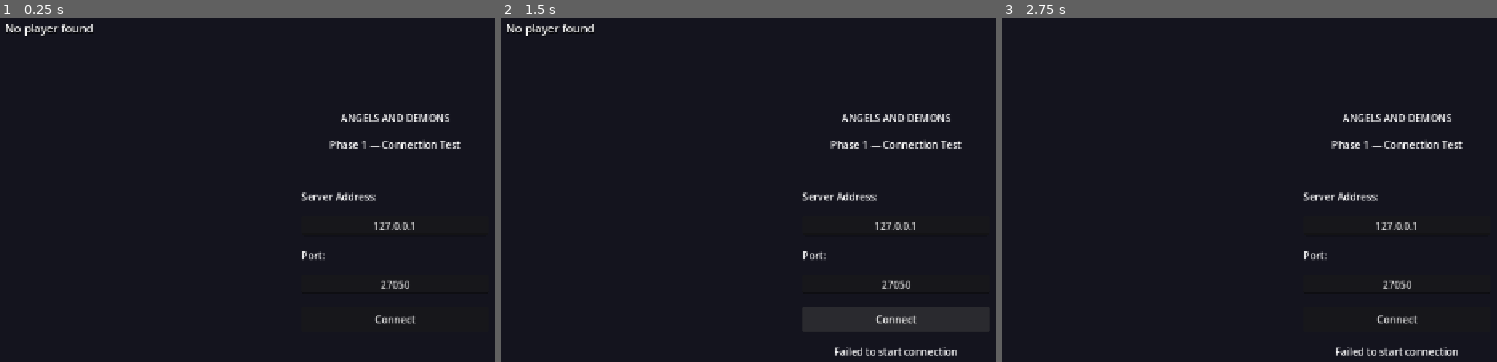
Above: before the commit, frames 1-3 (left to right).
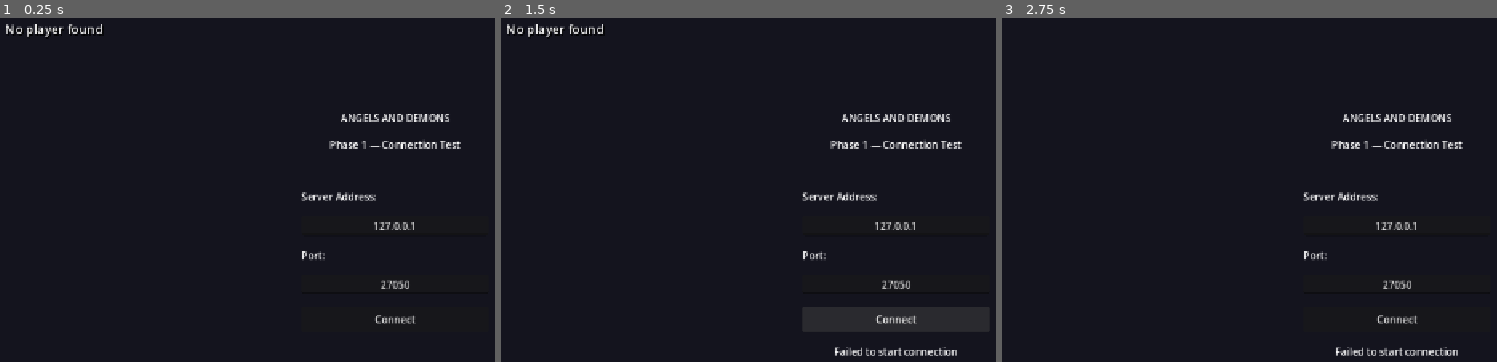
Above: after the commit, the same moments.

Repository: gotospaceplace/angels_and_demons
Game: Godot game, scene res://shared/scenes/entry_point.tscn
Two runs of this game, one before a commit and one after it. Both use one fixed random seed, a clock stepped at 60 frames per second and the inputs below.
Inputs (mouse positions are in pixels of both pictures, inside the frame that each line leads up to):
- Up to frame 1 (0.25 s): no input
- Up to frame 2 (1.5 s): tap Enter at 0.5 s; move the mouse to (outside the picture) at 0.52 s; hold D (move_right) 0.53-1.25 s; hold Space (jump) 0.53-1.25 s; click "Connect" at 1.25 s
- Up to frame 3 (2.75 s): move the mouse to (1234, 258) at 2.02 s; hold S (move_backward) from 2.03 s (still down); tap F7 (toggle_hud) at 2.1 s

The runs differ from the first frame. In frame 1, 0.4% of the frame differs, in the area x 1-21%, y 1-6%; in frame 2, 0.4%; in frame 3, nothing differs.

Commit message:
Improve telemetry HUD: throttled display, jump/air peak tracking
Display updates at 10 Hz instead of 128 Hz — readable now.
Shows speed in GoldSrc u/s primary (m/s secondary).
Tracks peak jump height and peak air speed during each jump.
After landing, holds last jump stats for 1.5s so you can read them.

Co-Authored-By: Claude Opus 4.6 <noreply@anthropic.com>

Diff:
--- a/client/scripts/telemetry_hud.gd
+++ b/client/scripts/telemetry_hud.gd
@@ -1,16 +1,36 @@
 extends CanvasLayer
+
+const MC := preload("res://shared/scripts/movement_constants.gd")
 
 var label: Label
 var visible_hud := true
 
+# Display refresh throttle
+var update_timer := 0.0
+const UPDATE_INTERVAL := 0.1  # 10 Hz display update
+
+# Peak trackers (reset on ground contact)
+var peak_height := 0.0
+var jump_start_y := 0.0
+var tracking_jump := false
+var peak_air_speed := 0.0
+
+# Landing readout (holds values for 1.5s after landing)
+var landing_display_timer := 0.0
+var last_jump_height := 0.0
+var last_air_speed_peak := 0.0
+
+# Cached display values
+var display_text := ""
+
 func _ready() -> void:
 	label = Label.new()
 	label.position = Vector2(16, 16)
-	label.add_theme_font_size_override("font_size", 18)
+	label.add_theme_font_size_override("font_size", 20)
 	label.add_theme_color_override("font_color", Color.WHITE)
 	label.add_theme_color_override("font_shadow_color", Color.BLACK)
-	label.add_theme_constant_override("shadow_offset_x", 1)
-	label.add_theme_constant_override("shadow_offset_y", 1)
+	label.add_theme_constant_override("shadow_offset_x", 2)
+	label.add_theme_constant_override("shadow_offset_y", 2)
 	add_child(label)
 
 func _input(event: InputEvent) -> void:
@@ -18,7 +38,7 @@
 		visible_hud = not visible_hud
 		label.visible = visible_hud
 
-func _physics_process(_delta: float) -> void:
+func _physics_process(delta: float) -> void:
 	if not visible_hud:
 		return
 
@@ -29,30 +49,58 @@
 
 	var hvel := Vector3(player.velocity.x, 0, player.velocity.z)
 	var h_speed := hvel.length()
-	var v_speed := player.velocity.y
-	var total_speed := player.velocity.length()
 	var pos := player.global_position
 
+	# Track jump peaks
+	if not player.on_ground:
+		if not tracking_jump:
+			tracking_jump = true
+			jump_start_y = pos.y
+			peak_height = pos.y
+			peak_air_speed = h_speed
+		else:
+			peak_height = maxf(peak_height, pos.y)
+			peak_air_speed = maxf(peak_air_speed, h_speed)
+	elif tracking_jump:
+		# Just landed
+		last_jump_height = peak_height - jump_start_y
+		last_air_speed_peak = peak_air_speed
+		landing_display_timer = 1.5
+		tracking_jump = false
+
+	if landing_display_timer > 0.0:
+		landing_display_timer -= delta
+
+	# Throttle display updates
+	update_timer += delta
+	if update_timer < UPDATE_INTERVAL:
+		label.text = display_text
+		return
+	update_timer = 0.0
+
+	var h_speed_gsrc := h_speed * MC.UNITS_PER_METER
 	var ground_str := "GROUND" if player.on_ground else "AIR"
-	var jump_str := "J" if player.jump_pressed else "-"
-	var h_speed_gsrc: float = h_speed * MovementConstants.UNITS_PER_METER
 
 	var text := ""
-	text += "Speed: %.2f m/s  (%.0f u/s)\n" % [h_speed, h_speed_gsrc]
-	text += "VSpeed: %.2f m/s\n" % v_speed
-	text += "Pos: %.2f, %.2f, %.2f\n" % [pos.x, pos.y, pos.z]
-	text += "State: %s  Jump: %s\n" % [ground_str, jump_str]
-	text += "MaxSpeed: %.2f m/s\n" % player.max_speed
-	text += "Tick: %d fps  (%.1f ms)\n" % [Engine.physics_ticks_per_second, 1000.0 / Engine.physics_ticks_per_second]
+	text += "Speed: %6.1f u/s  (%4.2f m/s)\n" % [h_speed_gsrc, h_speed]
+	text += "VSpeed: %+.2f m/s\n" % player.velocity.y
+	text += "State: %s\n" % ground_str
+	text += "Pos: %.1f, %.1f, %.1f\n" % [pos.x, pos.y, pos.z]
 
-	label.text = text
+	if tracking_jump:
+		var cur_height := pos.y - jump_start_y
+		var peak := peak_height - jump_start_y
+		text += "Jump: %.3fm (peak %.3fm)\n" % [cur_height, peak]
+		text += "Air peak: %.0f u/s\n" % (peak_air_speed * MC.UNITS_PER_METER)
+	elif landing_display_timer > 0.0:
+		text += "Last jump: %.3fm\n" % last_jump_height
+		text += "Last air peak: %.0f u/s\n" % (last_air_speed_peak * MC.UNITS_PER_METER)
+
+	display_text = text
+	label.text = display_text
 
 func _find_player() -> CharacterBody3D:
 	var players := get_tree().get_nodes_in_group("player")
 	if players.size() > 0:
 		return players[0] as CharacterBody3D
-	# Fallback: find by script
-	for node in get_tree().get_nodes_in_group(""):
-		if node.has_method("_apply_friction"):
-			return node as CharacterBody3D
 	return null
